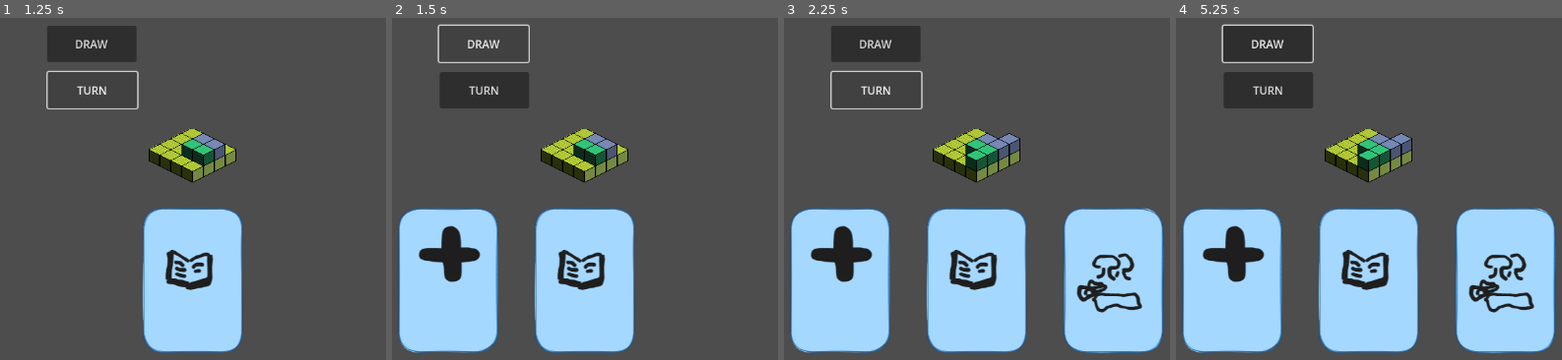
Above: before the commit, frames 1-4 (left to right).
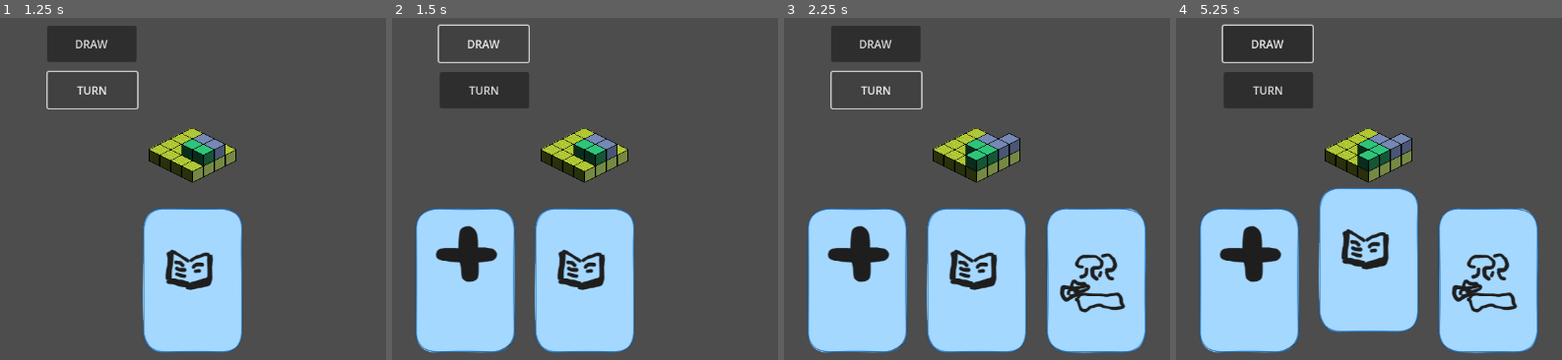
Above: after the commit, the same moments.

Repository: ShallowBitGames/urbania
Game: Godot game, scene res://node_2d.tscn
Two runs of this game, one before a commit and one after it. Both use one fixed random seed, a clock stepped at 60 frames per second and the inputs below.
Inputs (mouse positions are in pixels of both pictures, inside the frame that each line leads up to):
- Up to frame 1 (1.25 s): click "TURN" at 0.5 s
- Up to frame 2 (1.5 s): click "DRAW" at 1.25 s
- Up to frame 3 (2.25 s): click "TURN" at 2 s
- Up to frame 4 (5.25 s): click "DRAW" at 2.75 s; click "TURN" at 3.5 s; click "DRAW" at 4.25 s; tap Enter at 5 s; move the mouse to (1369, 281) at 5.02 s; press the mouse at (1369, 281) at 5.03 s

Frame 1 is identical in both runs. In frame 2, 5.8% of the frame differs, in the area x 1-32%, y 55-98%; in frame 3, 12%; in frame 4, 16%, in the area x 1-99%, y 49-98%.

Commit message:
one card selected at a time

Diff:
--- a/card.tscn
+++ b/card.tscn
@@ -1,7 +1,7 @@
 [gd_scene load_steps=4 format=3 uid="uid://cq5x4m5ent2a"]
 
 [ext_resource type="Texture2D" uid="uid://5bh33d75axpu" path="res://test-pngs/test-card.png" id="1_fsxa8"]
-[ext_resource type="Script" path="res://card.gd" id="1_qefmn"]
+[ext_resource type="Script" path="res://scripts/card.gd" id="1_qefmn"]
 
 [sub_resource type="RectangleShape2D" id="RectangleShape2D_5xt1u"]
 size = Vector2(137, 203)
@@ -15,3 +15,5 @@
 [node name="CollisionShape2D" type="CollisionShape2D" parent="."]
 position = Vector2(0.5, -0.5)
 shape = SubResource("RectangleShape2D_5xt1u")
+
+[connection signal="card_clicked" from="." to="." method="_on_card_clicked"]
--- a/card.gd
+++ b/scripts/card.gd
@@ -1,7 +1,7 @@
 extends Area2D
 class_name Card
 
-signal card_selected
+signal card_clicked(card)
 
 const ATTRIBUTES = preload("res://resources/cardData.gd")
 
@@ -14,11 +14,17 @@
 
 func _input_event(viewport: Viewport, event: InputEvent, shape_idx: int) -> void:
 	if event.is_action_pressed("left_click"):
-		print("Clicked card: " + attributes.name)
+		print("click")
+		if selected:
+			unselect()
+		else:
+			select()
+			card_clicked.emit(self)
 
 func set_positions(lower_pos, upper_pos):
 	lower_position = lower_pos
 	upper_position = upper_pos
+	position = lower_position
 
 func set_data(resource: CardData):
 	attributes = resource
@@ -33,8 +39,7 @@
 
 # Called when the node enters the scene tree for the first time.
 func _ready() -> void:
-	pass # Replace with function body.
-
+	pass
 
 # Called every frame. 'delta' is the elapsed time since the previous frame.
 func _process(delta: float) -> void:
@@ -43,16 +48,8 @@
 func unselect():
 	selected = false
 	position = lower_position
-	pass
 
 func select():
 	selected = true
-	pass
-
-func on_click() -> void:
-
-	if selected:
-		unselect()
-	else:
-		select()
-		card_selected.emit()
+	position = upper_position
+	get_parent().card_clicked(self)
--- a/scripts/hand.gd
+++ b/scripts/hand.gd
@@ -1,4 +1,6 @@
 class_name Hand extends Node
+
+signal card_selected(card)
 
 var card_data = {
 	"CLINIC": "res://resources/cards/clinic.tres",
@@ -8,8 +10,8 @@
 
 var slots = [
 	{"position" : Vector2i(0, 200), "free" : true},
-	{"position" : Vector2i(-200, 200), "free" : true},
-	{"position" : Vector2i(200, 200), "free" : true}]
+	{"position" : Vector2i(-175, 200), "free" : true},
+	{"position" : Vector2i(175, 200), "free" : true}]
 
 var card_deck = []
 
@@ -38,7 +40,9 @@
 	for s in slots:
 		if s["free"]:
 			add_child(card)
-			card.set_position(s["position"])
+			var lower_pos = s["position"]
+			var upper_pos = Vector2i(lower_pos.x, lower_pos.y - 30)
+			card.set_positions(lower_pos, upper_pos)
 			s["free"] = false
 			break
 
@@ -51,3 +55,17 @@
 
 func remove_card(cardID):
 	pass
+
+
+# 'clicked' here is selected -> should be raised, all others lowers
+func card_clicked(clicked_card):
+	card_selected.emit(clicked_card)
+
+	for c in get_children():
+		if c != clicked_card:
+			c.unselect()
+
+func get_selected_card():
+	for c in get_children():
+		if c.selected:
+			return c
--- a/scripts/main.gd
+++ b/scripts/main.gd
@@ -61,6 +61,7 @@
 func setType(coords: Vector2i, type):
 	tile_data[coords.x][coords.y][BLOCK_TYPE] = type
 
+
 func _input(event):
 
 	if event.is_action_released("left_click"):
@@ -76,13 +77,14 @@
 			print(getPopulation(position))
 			spread_block(position)
 
-	#	elif !is_buildable(position):
-	#		print("can't build here")
+		elif !is_buildable(position):
+			print("can't build here")
 
 		else:
 			build_block(position,Block.MIXED,100)
 
-	#	spread_blocks()
+#		spread_blocks()
+
 
 func spread_blocks():
 	var block_positions = $TML_Buildings.get_used_cells()
Renamed: card_attributes.gd -> scripts/card_attributes.gd
